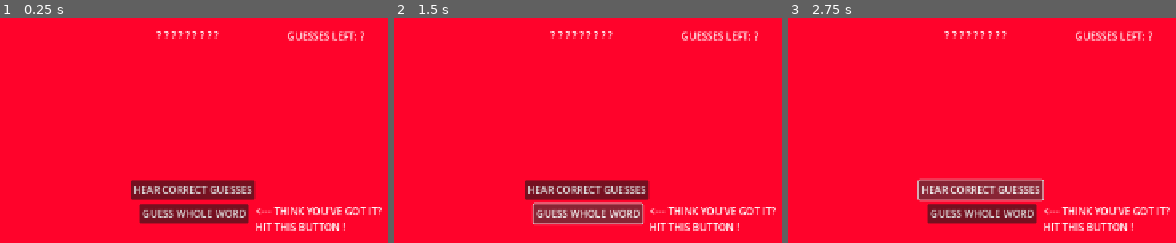
Above: before the commit, frames 1-3 (left to right).
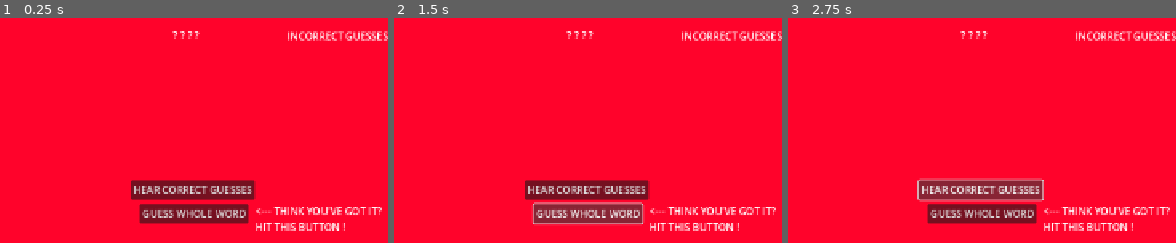
Above: after the commit, the same moments.

Repository: sym-z/phonetic-hangman
Game: Godot game, scene res://scenes/word_guesser/word_guesser.tscn
The game is run twice, just before and just after one commit, with the same random seed, the same clock (stepped at 60 frames per second) and the same inputs. The project has no main scene, so this scene is started directly. The engine's default icon, where the game draws it, is replaced by a stand-in: a white triangle on a blue panel in a dark square. Sound files missing from this copy of the repository are replaced by a short silence.
Inputs:
- Up to frame 1 (0.25 s): no input
- Up to frame 2 (1.5 s): click "HEAR CORRECT GUESSES" at 0.5 s; click "GUESS WHOLE WORD" at 1.25 s
- Up to frame 3 (2.75 s): click "HEAR CORRECT GUESSES" at 2 s
The pictures show only the part of the screen within x 50-100%, y 0-50%; the shares and areas given below are measured in that part.

The runs differ from the first frame. In frame 1, 1.1% of the frame differs, in the area x 40-100%, y 5-11%; in frame 2, 1.1%; in frame 3, 1.1%.

Commit message:
Starting the script for guessing words

Diff:
--- /dev/null
+++ b/src/scenes/word_guesser/word_guesser.gd
@@ -0,0 +1,41 @@
+extends Control
+
+var debug := true;
+var guesses : int = 3
+
+@export var num_letters : Label
+@export var num_guesses : Label
+# Use similar tactic as Phoneme Assembler
+@export var guess_container : HFlowContainer
+@export var selected_letters : Label
+@export var selected_example : Label
+
+const NO_SELECTION : int = -1
+var current_selection :  int = NO_SELECTION
+var selected_sound : AudioStreamMP3
+
+func _ready() -> void:
+	if(debug):
+		Globals.decoded_built_word = [5,24,6]
+		Globals.decoded_typed_word = "JACK"
+	count_letters()
+	guesses_changed()
+	phoneme_selected()
+
+func count_letters():
+	num_letters.text = ""
+	for letter in Globals.decoded_typed_word.length():
+		num_letters.text += "? "
+		print(num_letters.text)
+	if(num_letters.text.length() > 0):
+		num_letters.text.erase(num_letters.text.length()-1,1)
+
+func guesses_changed():
+	num_guesses.text = "INCORRECT GUESSES LEFT: " + str(guesses)
+
+func phoneme_selected():
+	if current_selection != NO_SELECTION:
+		# Assign sound, frames and text on click
+		selected_letters.text = Libraries.letter_lib[current_selection]
+		selected_example.text = Libraries.word_lib[current_selection]
+		selected_sound = Libraries.sound_lib[current_selection]
--- a/src/scenes/word_guesser/word_guesser.tscn
+++ b/src/scenes/word_guesser/word_guesser.tscn
@@ -1,5 +1,6 @@
-[gd_scene load_steps=5 format=3 uid="uid://dt671ex55ahu4"]
+[gd_scene load_steps=6 format=3 uid="uid://dt671ex55ahu4"]
 
+[ext_resource type="Script" uid="uid://d1dc53onxbxxf" path="res://scenes/word_guesser/word_guesser.gd" id="1_510jw"]
 [ext_resource type="Texture2D" uid="uid://d3thg83m1dwye" path="res://background_reference.png" id="1_qtlm4"]
 [ext_resource type="PackedScene" uid="uid://dg1gefmtbt4ao" path="res://prefabs/phoneme_assembler/phoneme_assembler.tscn" id="2_5xsg4"]
 [ext_resource type="Texture2D" uid="uid://cveejf37js506" path="res://icon.svg" id="3_5xsg4"]
@@ -15,13 +16,18 @@
 "speed": 5.0
 }]
 
-[node name="Word Guesser" type="Control"]
+[node name="Word Guesser" type="Control" node_paths=PackedStringArray("num_letters", "num_guesses", "guess_container", "selected_example")]
 layout_mode = 3
 anchors_preset = 15
 anchor_right = 1.0
 anchor_bottom = 1.0
 grow_horizontal = 2
 grow_vertical = 2
+script = ExtResource("1_510jw")
+num_letters = NodePath("Guess State/Number of Letters")
+num_guesses = NodePath("Guess State/Guesses Left")
+guess_container = NodePath("Guess State/Current Guesses Container")
+selected_example = NodePath("Guessing Window/Word Example")
 
 [node name="BackgroundReference" type="Sprite2D" parent="."]
 texture = ExtResource("1_qtlm4")
@@ -53,6 +59,7 @@
 offset_right = 1008.0
 offset_bottom = 39.0
 text = "? ? ? ? ? ? ? ? ?"
+horizontal_alignment = 1
 
 [node name="Guesses Left" type="Label" parent="Guess State"]
 offset_left = 1118.0
@@ -101,7 +108,6 @@
 
 [node name="Current Guess" type="AnimatedSprite2D" parent="Guessing Window"]
 position = Vector2(99.4576, -29.7318)
-scale = Vector2(1, 1)
 sprite_frames = SubResource("SpriteFrames_510jw")
 
 [node name="Info Label" type="Label" parent="Guessing Window"]
Not shown, added: src/scenes/word_guesser/word_guesser.gd.uid
